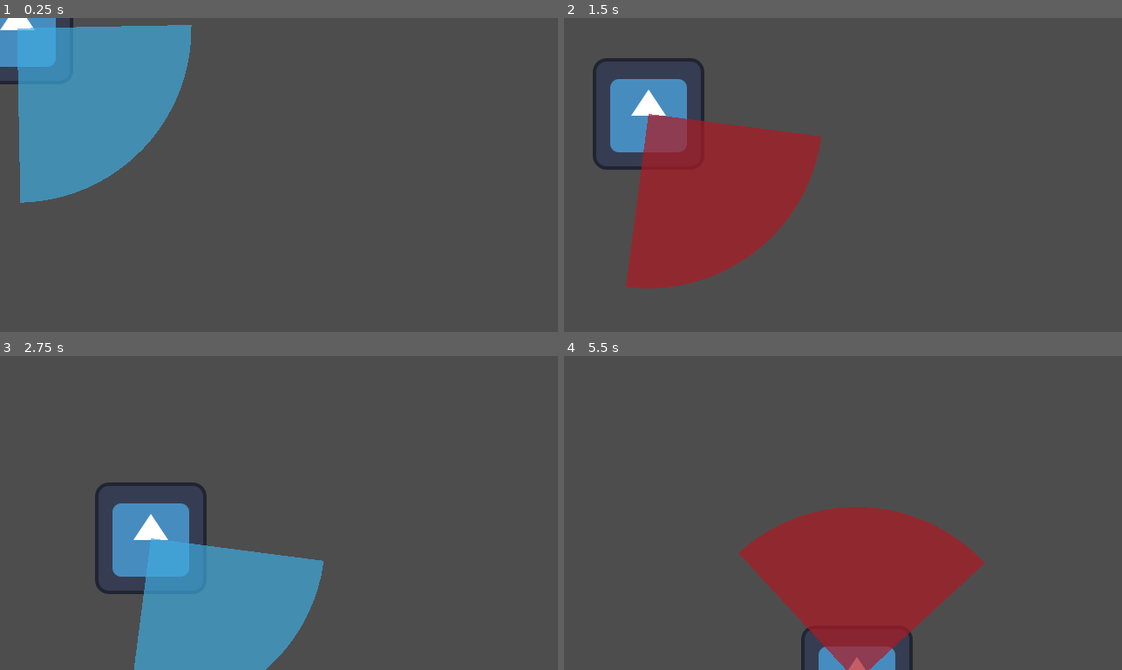
Above: before the commit, frames 1-4 (two rows, left to right).
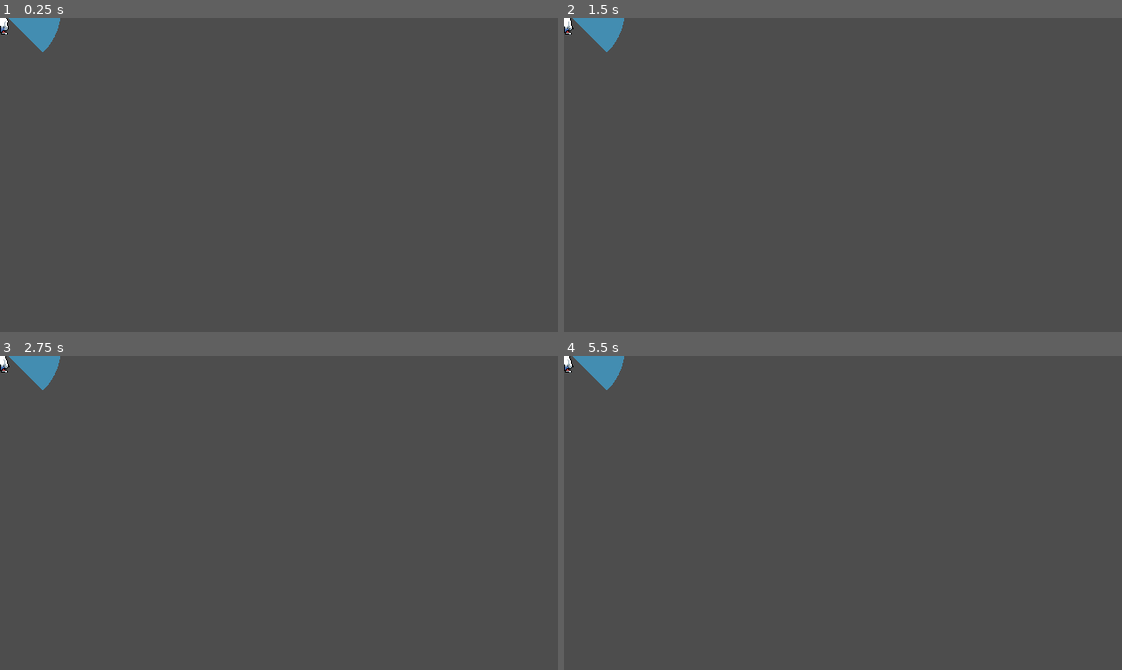
Above: after the commit, the same moments.

Repository: ErikTheBerik/2D-Spooky-Game-Jam-2024
Game: Godot game, scene res://enemies/enemy.tscn
The game is run twice, just before and just after one commit, with the same random seed, the same clock (stepped at 60 frames per second) and the same inputs. The engine's default icon, where the game draws it, is replaced by a stand-in: a white triangle on a blue panel in a dark square.
Inputs (mouse positions are in pixels of both pictures, inside the frame that each line leads up to):
- Up to frame 1 (0.25 s): no input
- Up to frame 2 (1.5 s): move the mouse to (597, 46) at 0.52 s; move the mouse to (731, 190) at 1.27 s
- Up to frame 3 (2.75 s): move the mouse to (334, 443) at 2.02 s
- Up to frame 4 (5.5 s): move the mouse to (815, 575) at 2.77 s; move the mouse to (1010, 560) at 3.52 s; move the mouse to (675, 465) at 4.27 s; move the mouse to (870, 513) at 5.02 s

The runs differ from the first frame. In frame 1, 14% of the frame differs, in the area x 0-35%, y 0-59%; in frame 2, 17%, in the area x 0-47%, y 0-87%; in frame 3, 15%; in frame 4, 15%.

Commit message:
Enemy ghost

Diff:
--- a/enemies/enemy.gd
+++ b/enemies/enemy.gd
@@ -9,7 +9,9 @@
 	Scared
 }
 
-@export var MAX_SPEED: float = 100.0
+@export var MIN_SPEED: float = 100.0
+@export var MAX_SPEED: float = 200.0
+
 @export var ROTATION_SPEED: float = 5.0
 @export var alert_color: Color
 @export var vision_color: Color
@@ -33,19 +35,27 @@
 @onready var navigation_agent_2d: NavigationAgent2D = $NavigationAgent2D
 @onready var vision_cone: VisionCone2D = $VisionCone2D
 @onready var vision_renderer: Polygon2D = $VisionCone2D/VisionConeRenderer
-
-var rng := RandomNumberGenerator.new()
+@onready var m_Speed := randf_range(MIN_SPEED, MAX_SPEED)
+@onready var animation: AnimatedSprite2D = $Animation
+
 var pointRadius: float = 10.0;
 
 var m_State: State = State.Idle;
 var m_Timer: float = 0.0;
 var m_GoingToA: bool = true;
 var m_Direction: Vector2 = Vector2.ZERO;
+var m_Animation := "idle";
 
 func _ready() -> void:
 	m_Direction = Vector2.RIGHT;
 	vision_renderer.color = vision_color
 	InputMap.load_from_project_settings()
+
+
+func _process(delta: float) -> void:
+	var animDir := GetDirectionString();
+	#animation.play(m_Animation + "_" + animDir)
+	animation.play(m_Animation)
 
 func _physics_process(delta: float) -> void:
 	if Engine.is_editor_hint():
@@ -113,12 +123,40 @@
 	for pos in points:
 		draw_line(Vector2.ZERO, pos - global_position, color, 1.0, true)
 
+func GetBasicDirectionVector() -> Vector2:
+	var angle := m_Direction.angle()
+
+	if abs(angle) <= PI / 4:  # Right
+		return Vector2.RIGHT
+	elif angle > PI / 4 and angle <= 3 * PI / 4:  # Down
+		return Vector2.DOWN
+	elif abs(angle) > 3 * PI / 4:  # Left
+		return Vector2.LEFT
+	elif angle < -PI / 4 and angle >= -3 * PI / 4:  # Up
+		return Vector2.UP
+
+	return Vector2.RIGHT
+
+func GetDirectionString() -> String:
+	var angle := m_Direction.angle()
+
+	if abs(angle) <= PI / 4:  # Right
+		return "right";
+	elif angle > PI / 4 and angle <= 3 * PI / 4:  # Down
+		return "down"
+	elif abs(angle) > 3 * PI / 4:  # Left
+		return "left"
+	elif angle < -PI / 4 and angle >= -3 * PI / 4:  # Up
+		return "up"
+
+	return "right"
+
 func SetWalkingPosition(somePoints: Array[Vector2]) -> void:
 	var size := somePoints.size();
 	if (size == 0):
 		return;
 
-	var index := rng.randi_range(0, size-1);
+	var index := randi_range(0, size-1);
 	navigation_agent_2d.target_position = somePoints[index];
 
 
@@ -135,51 +173,62 @@
 			OnEnteredScared();
 
 
+func SetDesiredDirectionOverTim(desiredDirection: Vector2, delta: float) -> void:
+	m_Direction = m_Direction.slerp(desiredDirection, ROTATION_SPEED * delta).normalized()
+
 ## ON ENTER STATES ##
 func OnEnteredIdle() -> void:
 	print("ENTERED IDLE");
-	m_Timer = rng.randf_range(MIN_IDLE_TIME, MAX_IDLE_TIME)
+	m_Timer = randf_range(MIN_IDLE_TIME, MAX_IDLE_TIME)
 	velocity = Vector2.ZERO;
+	m_Animation = "idle"
 
 func OnEnteredWalking() -> void:
 	print("ENTERED WALKING");
 	m_GoingToA = !m_GoingToA
 	var points := POINTS_A if m_GoingToA else POINTS_B;
+	if points.size() == 0:
+		SetState(State.Idle);
+		return;
+
 	SetWalkingPosition(points);
+	m_Animation = "walk"
 
 
 func OnEnteredTalking() -> void:
-	m_Timer = rng.randf_range(MIN_TALK_TIME, MAX_TALK_TIME)
+	m_Timer = randf_range(MIN_TALK_TIME, MAX_TALK_TIME)
 
 func OnEnteredScared() -> void:
 	pass;
 
 func OnTargetReached() -> void:
-	SetState(State.Walking);
+	SetState(State.Idle);
 
 ## PROCESS STATES ##
 func ProcessIdle(delta: float) -> void:
 	m_Timer -= delta;
-	if (m_Timer > 0):
-		return;
-
-	SetState(State.Walking);
+	if (m_Timer <= 0):
+		SetState(State.Walking);
+
+	var desiredDirection := GetBasicDirectionVector();
+	SetDesiredDirectionOverTim(desiredDirection, delta)
+
 
 func ProcessWalking(delta: float) -> void:
 	var navWorks: bool = navigation_agent_2d.get_current_navigation_path().size() > 0
 	var target: Vector2 = navigation_agent_2d.get_next_path_position() if navWorks else navigation_agent_2d.target_position
 	var desiredDirection := global_position.direction_to(target)
 
-	m_Direction = m_Direction.slerp(desiredDirection, ROTATION_SPEED * delta).normalized()
-
-	var newVelocity := m_Direction * MAX_SPEED
+	SetDesiredDirectionOverTim(desiredDirection, delta)
+
+	var newVelocity := m_Direction * m_Speed
 	if navWorks && navigation_agent_2d.avoidance_enabled:
 		navigation_agent_2d.set_velocity_forced(newVelocity)
 	else:
 		velocity = newVelocity
 
 	if !navWorks:
-		if (global_position.distance_squared_to(target) <= 25.0):
+		if (global_position.distance_to(target) <= navigation_agent_2d.target_desired_distance):
 			OnTargetReached();
 
 func _on_idle_timer_end() -> void:
@@ -196,11 +245,3 @@
 
 func _on_vision_cone_area_body_exited(body: Node2D) -> void:
 	vision_renderer.color = vision_color
-
-
-func _on_vision_cone_area_mouse_entered() -> void:
-	vision_renderer.color = alert_color
-
-
-func _on_vision_cone_area_mouse_exited() -> void:
-	vision_renderer.color = vision_color
--- a/enemies/enemy.tscn
+++ b/enemies/enemy.tscn
@@ -1,45 +1,117 @@
-[gd_scene load_steps=6 format=3 uid="uid://ly1x8u4hyifn"]
+[gd_scene load_steps=15 format=3 uid="uid://ly1x8u4hyifn"]
 
-[ext_resource type="Texture2D" uid="uid://ckuwviu8f5aaw" path="res://icon.svg" id="1_011yc"]
 [ext_resource type="Script" path="res://enemies/enemy.gd" id="1_jvum1"]
+[ext_resource type="Texture2D" uid="uid://drccsh5vjynjp" path="res://Assets/Spritesheets/ghost-Idle.png" id="3_bmc6u"]
 [ext_resource type="PackedScene" uid="uid://kf8tqdlm8c5t" path="res://addons/vision_cone_2d/vision_cone_2d_template.tscn" id="3_i7rw8"]
 
-[sub_resource type="RectangleShape2D" id="RectangleShape2D_5pih1"]
-size = Vector2(127, 127)
+[sub_resource type="CircleShape2D" id="CircleShape2D_cbo24"]
+radius = 12.0
 
 [sub_resource type="CircleShape2D" id="CircleShape2D_23xlk"]
-radius = 200.0
+radius = 50.0
+
+[sub_resource type="AtlasTexture" id="AtlasTexture_olfqu"]
+atlas = ExtResource("3_bmc6u")
+region = Rect2(0, 0, 39, 39)
+
+[sub_resource type="AtlasTexture" id="AtlasTexture_xguff"]
+atlas = ExtResource("3_bmc6u")
+region = Rect2(39, 0, 39, 39)
+
+[sub_resource type="AtlasTexture" id="AtlasTexture_gxdi8"]
+atlas = ExtResource("3_bmc6u")
+region = Rect2(78, 0, 39, 39)
+
+[sub_resource type="AtlasTexture" id="AtlasTexture_6vn1h"]
+atlas = ExtResource("3_bmc6u")
+region = Rect2(117, 0, 39, 39)
+
+[sub_resource type="AtlasTexture" id="AtlasTexture_rf1hi"]
+atlas = ExtResource("3_bmc6u")
+region = Rect2(156, 0, 39, 39)
+
+[sub_resource type="AtlasTexture" id="AtlasTexture_dlka7"]
+atlas = ExtResource("3_bmc6u")
+region = Rect2(195, 0, 39, 39)
+
+[sub_resource type="AtlasTexture" id="AtlasTexture_7ftsa"]
+atlas = ExtResource("3_bmc6u")
+region = Rect2(234, 0, 39, 39)
+
+[sub_resource type="AtlasTexture" id="AtlasTexture_mpciq"]
+atlas = ExtResource("3_bmc6u")
+region = Rect2(0, 0, 39, 39)
+
+[sub_resource type="SpriteFrames" id="SpriteFrames_dten2"]
+animations = [{
+"frames": [{
+"duration": 1.0,
+"texture": SubResource("AtlasTexture_olfqu")
+}, {
+"duration": 1.0,
+"texture": SubResource("AtlasTexture_xguff")
+}, {
+"duration": 1.0,
+"texture": SubResource("AtlasTexture_gxdi8")
+}, {
+"duration": 1.0,
+"texture": SubResource("AtlasTexture_6vn1h")
+}, {
+"duration": 1.0,
+"texture": SubResource("AtlasTexture_rf1hi")
+}, {
+"duration": 1.0,
+"texture": SubResource("AtlasTexture_dlka7")
+}, {
+"duration": 1.0,
+"texture": SubResource("AtlasTexture_7ftsa")
+}],
+"loop": true,
+"name": &"idle",
+"speed": 10.0
+}, {
+"frames": [{
+"duration": 1.0,
+"texture": SubResource("AtlasTexture_mpciq")
+}],
+"loop": true,
+"name": &"walk",
+"speed": 10.0
+}]
 
 [node name="Enemy" type="CharacterBody2D"]
 collision_layer = 2
 collision_mask = 0
 motion_mode = 1
 script = ExtResource("1_jvum1")
+MIN_SPEED = 30.0
+MAX_SPEED = 50.0
 ROTATION_SPEED = 8.0
 alert_color = Color(0.678431, 0.105882, 0.137255, 0.705882)
 vision_color = Color(0.246022, 0.66931, 0.876344, 0.686275)
-POINTS_A = Array[Vector2]([Vector2(301.437, 17.6209)])
-POINTS_B = Array[Vector2]([Vector2(320.464, 400.546)])
 metadata/_edit_group_ = true
 
-[node name="Sprite2D" type="Sprite2D" parent="."]
-texture = ExtResource("1_011yc")
-
 [node name="CollisionShape2D" type="CollisionShape2D" parent="."]
-shape = SubResource("RectangleShape2D_5pih1")
+position = Vector2(0, 13)
+shape = SubResource("CircleShape2D_cbo24")
 
 [node name="TalkingArea" type="Area2D" parent="."]
+visible = false
+collision_layer = 0
+collision_mask = 0
 
 [node name="CollisionShape2D" type="CollisionShape2D" parent="TalkingArea"]
 shape = SubResource("CircleShape2D_23xlk")
 
 [node name="VisionCone2D" parent="." instance=ExtResource("3_i7rw8")]
+position = Vector2(0, -10)
 angle_deg = 90
 ray_count = 20
-max_distance = 200.0
+max_distance = 70.0
+collision_layer_mask = 1
 
-[node name="VisionConeArea" parent="VisionCone2D" index="1"]
-collision_layer = 2
+[node name="VisionConeRenderer" parent="VisionCone2D" index="0"]
+color = Color(0.246022, 0.66931, 0.876344, 0.686275)
 
 [node name="NavigationAgent2D" type="NavigationAgent2D" parent="."]
 path_desired_distance = 5.0
@@ -50,10 +122,13 @@
 debug_use_custom = true
 debug_path_custom_color = Color(0.91375, 0.332255, 0.161062, 1)
 
+[node name="Animation" type="AnimatedSprite2D" parent="."]
+sprite_frames = SubResource("SpriteFrames_dten2")
+animation = &"walk"
+autoplay = "idle"
+
 [connection signal="body_entered" from="VisionCone2D/VisionConeArea" to="." method="_on_vision_cone_area_body_entered"]
 [connection signal="body_exited" from="VisionCone2D/VisionConeArea" to="." method="_on_vision_cone_area_body_exited"]
-[connection signal="mouse_entered" from="VisionCone2D/VisionConeArea" to="." method="_on_vision_cone_area_mouse_entered"]
-[connection signal="mouse_exited" from="VisionCone2D/VisionConeArea" to="." method="_on_vision_cone_area_mouse_exited"]
 [connection signal="navigation_finished" from="NavigationAgent2D" to="." method="OnTargetReached"]
 [connection signal="velocity_computed" from="NavigationAgent2D" to="." method="_on_navigation_agent_2d_velocity_computed"]
 
Binary file added: Assets/Spritesheets/ghost-Idle.png
Not shown, added: Assets/Spritesheets/ghost-Idle.png.import
Not shown, changed: .gitignore
